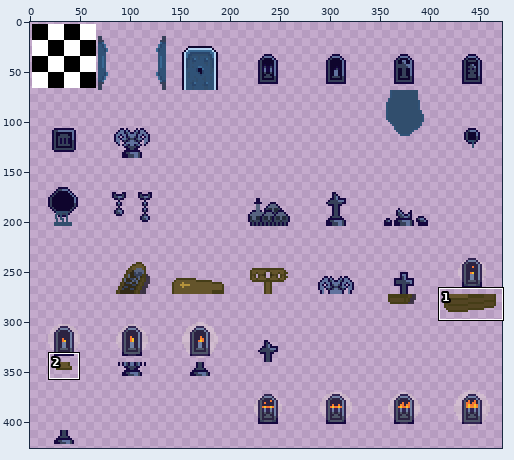
Edited in one commit: sprite sheet (DJW-Labirinto/DJW-labirinto/tilesets/TileSet_decor/output_tileset.png). Above, an overview of the earlier version with the close-up marked.
Close-up. Earlier state:
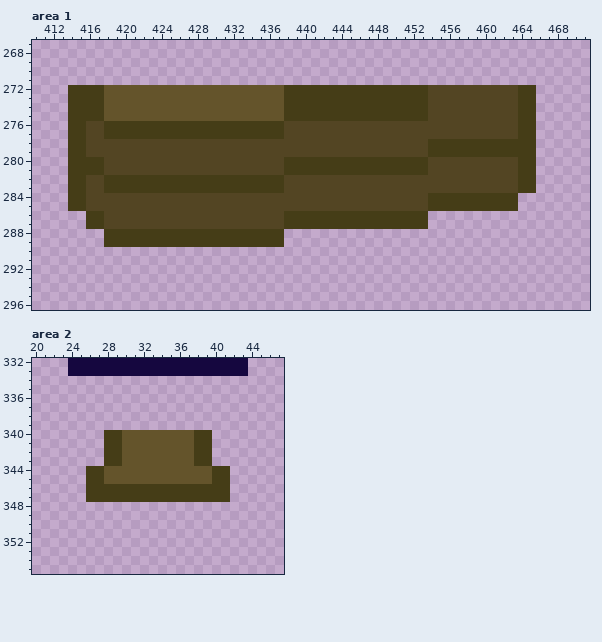
The file is 476x476 pixels. Colours within 5 levels of each other are drawn and written as one. Shown: area 1: x 410..471, y 267..296; area 2: x 20..47, y 332..355. The wide view leaves out empty margins. The commit also changed other parts of the picture, which this record leaves out.
The result:
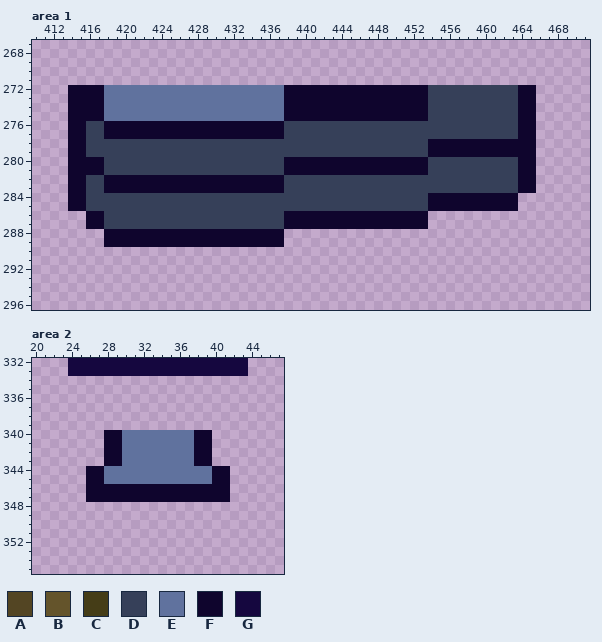
Palette (. is transparent): A #534523  B #64542b  C #453d17  D #364059  E #60729e  F #0f052d  G #15073f
What changed:
Area 1:
y 272..275: x 414..465 CCCCBBBBBBBBBBBBBBBBBBBBCCCCCCCCCCCCCCCCAAAAAAAAAACC -> FFFFEEEEEEEEEEEEEEEEEEEEFFFFFFFFFFFFFFFFDDDDDDDDDDFF
y 276..277: x 414..465 CCAACCCCCCCCCCCCCCCCCCCCAAAAAAAAAAAAAAAAAAAAAAAAAACC -> FFDDFFFFFFFFFFFFFFFFFFFFDDDDDDDDDDDDDDDDDDDDDDDDDDFF
y 278..279: x 414..465 CCAAAAAAAAAAAAAAAAAAAAAAAAAAAAAAAAAAAAAACCCCCCCCCCCC -> FFDDDDDDDDDDDDDDDDDDDDDDDDDDDDDDDDDDDDDDFFFFFFFFFFFF
y 280..281: x 414..465 CCCCAAAAAAAAAAAAAAAAAAAACCCCCCCCCCCCCCCCAAAAAAAAAACC -> FFFFDDDDDDDDDDDDDDDDDDDDFFFFFFFFFFFFFFFFDDDDDDDDDDFF
y 282..283: x 414..465 CCAACCCCCCCCCCCCCCCCCCCCAAAAAAAAAAAAAAAAAAAAAAAAAACC -> FFDDFFFFFFFFFFFFFFFFFFFFDDDDDDDDDDDDDDDDDDDDDDDDDDFF
y 284..285: x 414..463 CCAAAAAAAAAAAAAAAAAAAAAAAAAAAAAAAAAAAAAACCCCCCCCCC -> FFDDDDDDDDDDDDDDDDDDDDDDDDDDDDDDDDDDDDDDFFFFFFFFFF
y 286..287: x 416..453 CCAAAAAAAAAAAAAAAAAAAACCCCCCCCCCCCCCCC -> FFDDDDDDDDDDDDDDDDDDDDFFFFFFFFFFFFFFFF
y 288..289: x 418..437 CCCCCCCCCCCCCCCCCCCC -> FFFFFFFFFFFFFFFFFFFF
Area 2:
y 340..343: x 28..39 CCBBBBBBBBCC -> FFEEEEEEEEFF
y 344..345: x 26..41 CCBBBBBBBBBBBBCC -> FFEEEEEEEEEEEEFF
y 346..347: x 26..41 CCCCCCCCCCCCCCCC -> FFFFFFFFFFFFFFFF
